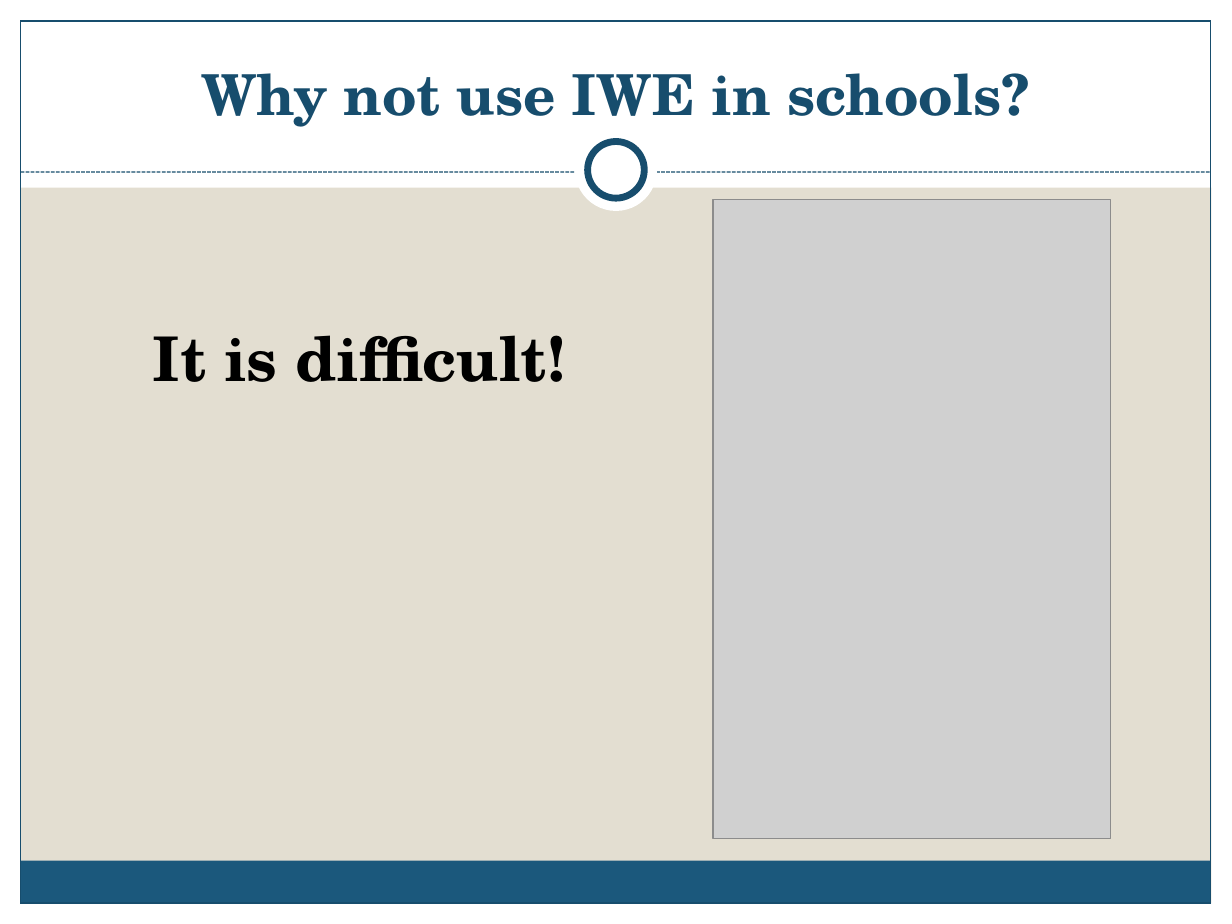
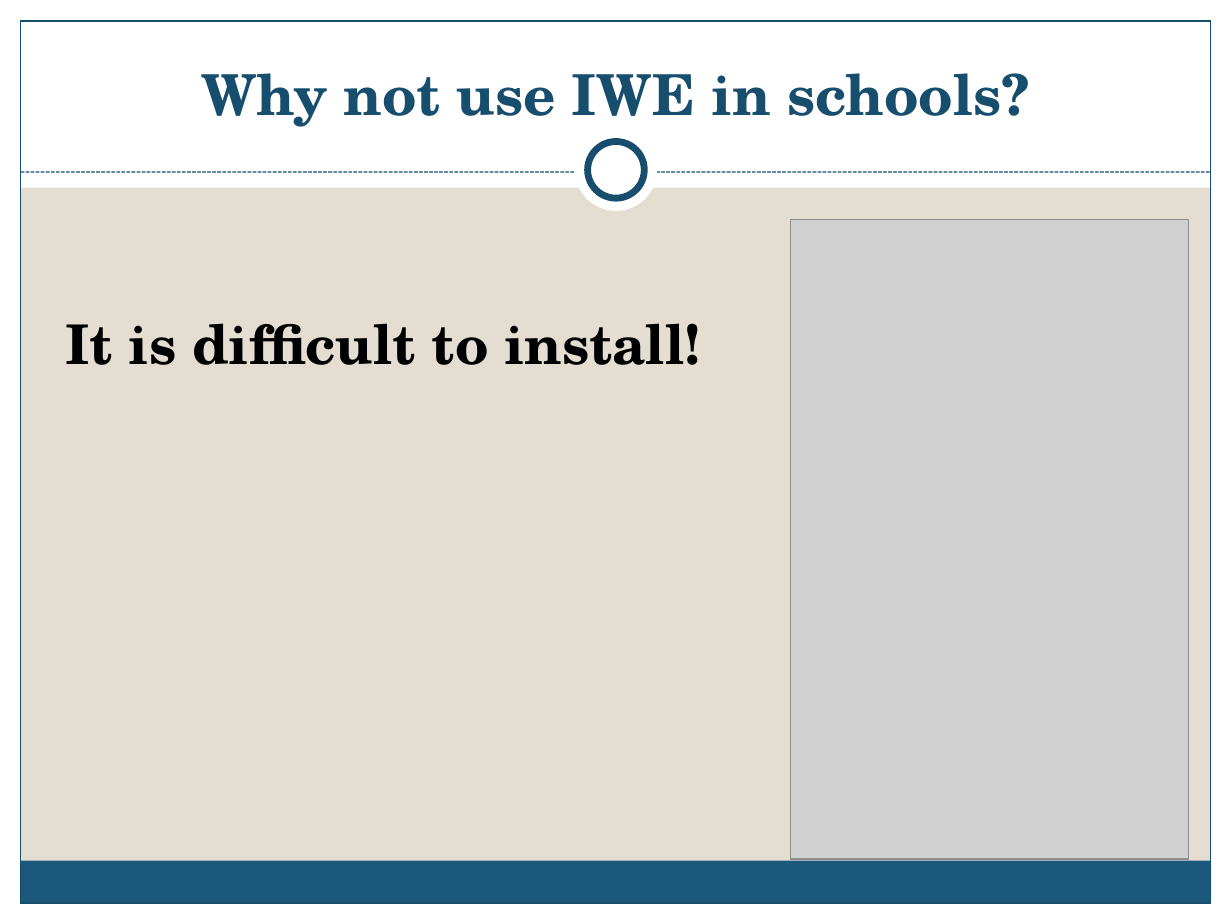
Before and after one commit to emivulpe/weave, a slide deck: slide 7 of presentation/WEAVE presentation.pptx. Drawn at 1232x924 pixels with LibreOffice and Linux fonts; fonts in the diff are those of the drawing; grey boxes stand for pictures. Boxes give left, top, right and bottom in pixels: in the first picture for what was removed or moved away, otherwise in the second. Text is boxed around its words. In the diff, an @@ line names an element or a change of style, - is before the commit and + after.

```diff
--- a/presentation/WEAVE presentation.pptx
+++ b/presentation/WEAVE presentation.pptx
@@ picture: place and size @@
-picture at <box>713,200,1111,839</box>
+picture at <box>791,219,1189,859</box>
@@ text at <box>66,323,700,365</box>: text changed; size 36 to 32 pt @@
-It is difficult!
+It is difficult to install!
```
Also in this commit, not shown: 8 other slides changed, 2 slides added, 25 other files.
